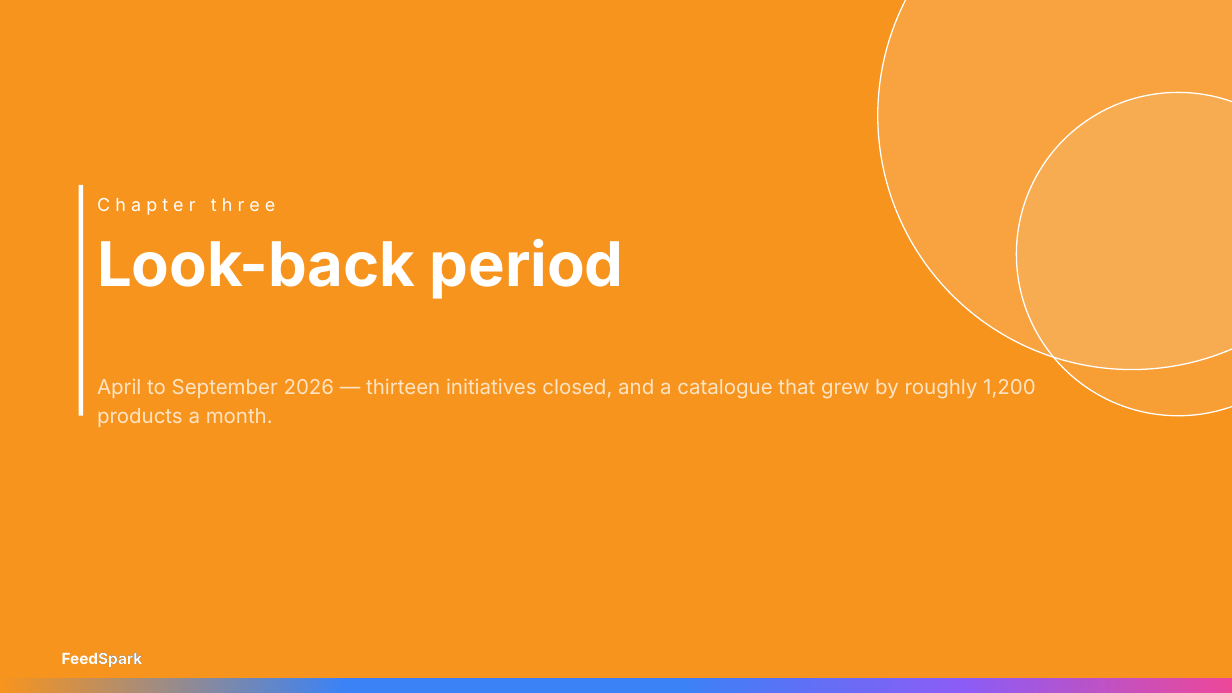
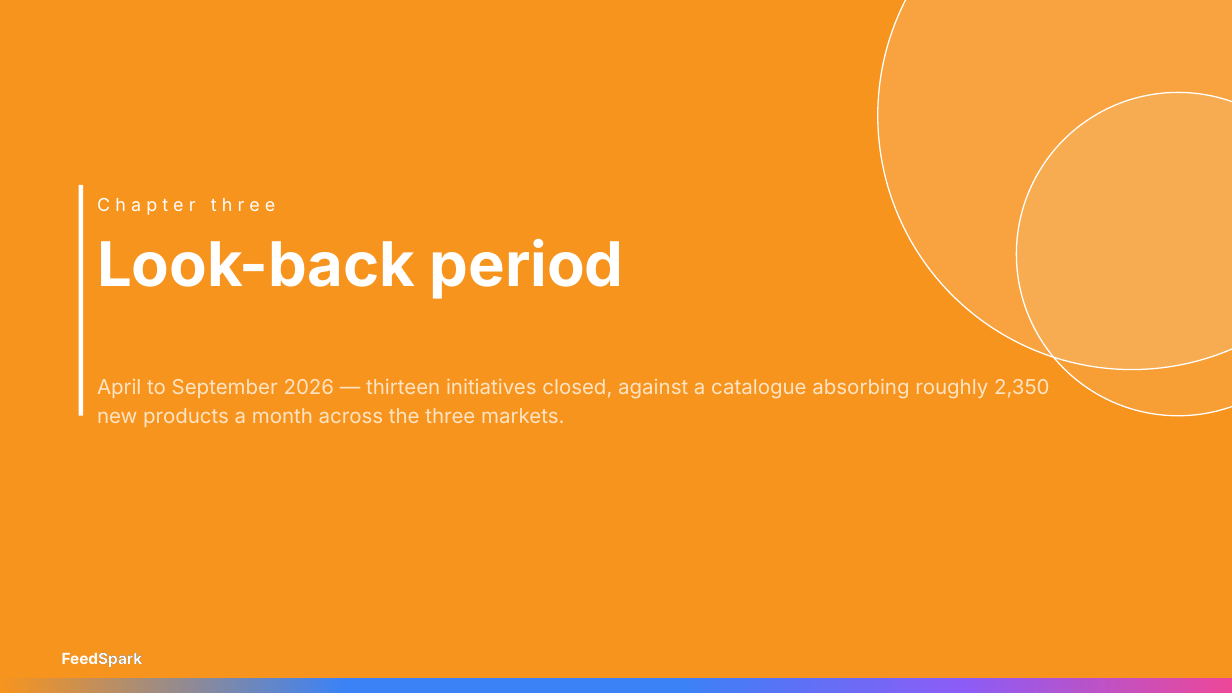
Before and after one commit to rayvtt/feedspark, a slide deck: slide 11 of docs/materials/Schuh_Strategy_Review_Sep26.pptx (slide 12 before the commit). Drawn at 1232x693 pixels with LibreOffice and Linux fonts; fonts in the diff are those of the drawing. Boxes give left, top, right and bottom in pixels: in the first picture for what was removed or moved away, otherwise in the second. Text is boxed around its words. In the diff, an @@ line names an element or a change of style, - is before the commit and + after.

```diff
--- a/docs/materials/Schuh_Strategy_Review_Sep26.pptx
+++ b/docs/materials/Schuh_Strategy_Review_Sep26.pptx
@@ text at [97,378,1050,427]: text changed @@
-April to September 2026 — thirteen initiatives closed, and a catalogue that grew by roughly 1,200 products a month.
+April to September 2026 — thirteen initiatives closed, against a catalogue absorbing roughly 2,350 new products a month across the three markets.
```
Also in this commit, not shown: 22 other slides changed, 5 slides added, 7 slides removed, 2 other files.
